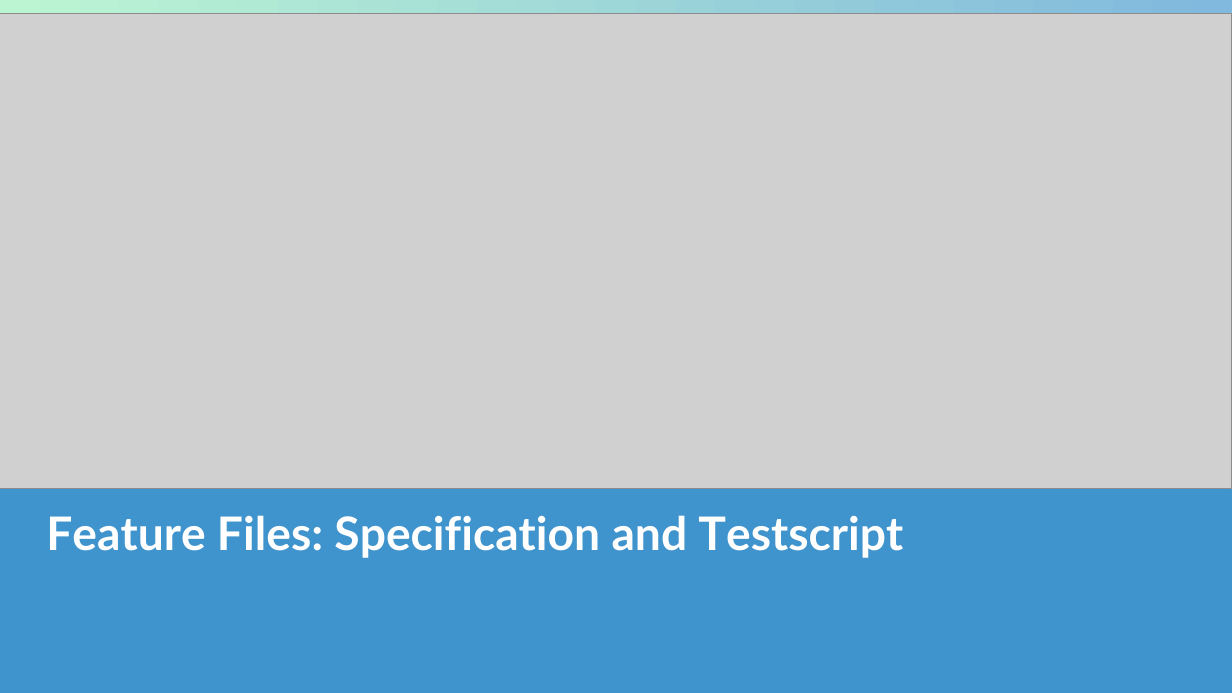
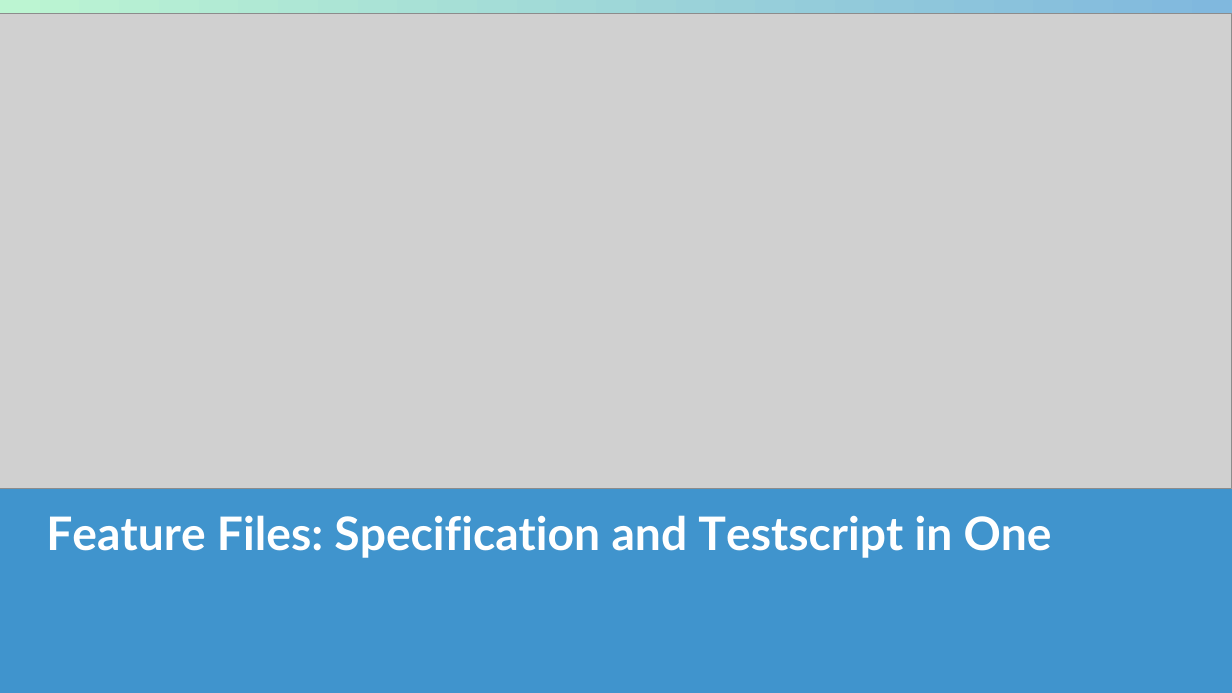
Before and after one commit to sableu/BDD4OQ, a slide deck: slide 11 of thesis/Presentation/FinalPresentation.pptx (slide 8 before the commit). Drawn at 1232x693 pixels with LibreOffice and Linux fonts; fonts in the diff are those of the drawing; grey boxes stand for pictures; background and template pictures are left out. Boxes give left, top, right and bottom in pixels: in the first picture for what was removed or moved away, otherwise in the second. Text is boxed around its words. In the diff, an @@ line names an element or a change of style, - is before the commit and + after.

```diff
--- a/thesis/Presentation/FinalPresentation.pptx
+++ b/thesis/Presentation/FinalPresentation.pptx
@@ title at bbox=[46, 515, 1052, 558]: text changed @@
-Feature Files: Specification and Testscript
+Feature Files: Specification and Testscript in One
```
Also in this commit, not shown: 8 other slides changed, 18 slides added, 11 slides removed, 1 other file.
